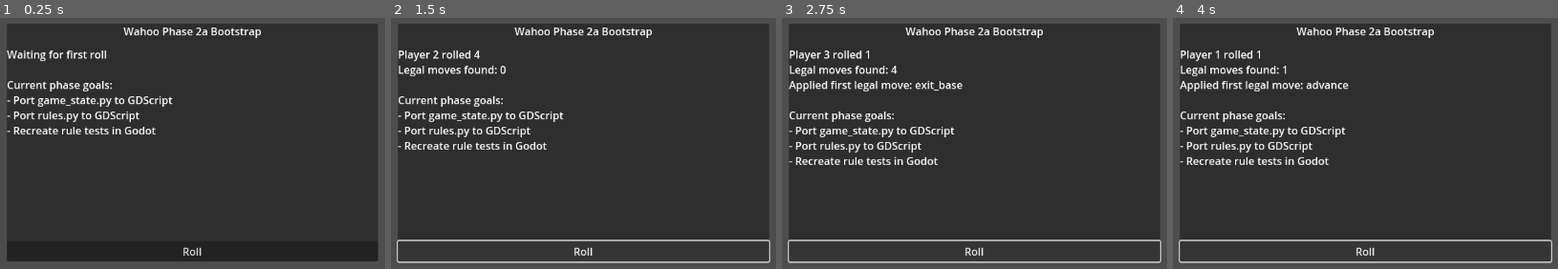
Above: before the commit, frames 1-4 (left to right).
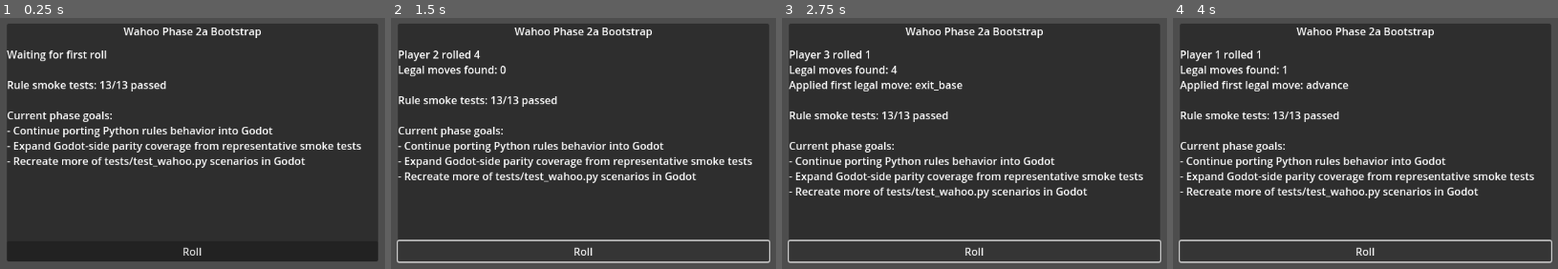
Above: after the commit, the same moments.

Repository: ItsTheMcCoy/wahoo-app
Game: Godot game, scene res://scenes/Main.tscn
Two runs of this game, one before a commit and one after it. Both use one fixed random seed, a clock stepped at 60 frames per second and the inputs below.
Inputs:
- Up to frame 1 (0.25 s): no input
- Up to frame 2 (1.5 s): click "Roll" at 0.5 s; click "Roll" at 1.25 s
- Up to frame 3 (2.75 s): click "Roll" at 2 s
- Up to frame 4 (4 s): tap Enter at 2.75 s; tap Space at 3.5 s

The runs differ from the first frame. In frame 1, 6.1% of the frame differs, in the area x 1-94%, y 25-60%; in frame 2, 6.1%; in frame 3, 6.1%, in the area x 1-94%, y 37-72%; in frame 4, 6.1%.

Commit message:
Add Godot rule smoke tests and startup parity summary

Diff:
--- a/godot/scripts/main.gd
+++ b/godot/scripts/main.gd
@@ -2,17 +2,20 @@
 
 const WahooState = preload("res://scripts/wahoo_state.gd")
 const WahooRules = preload("res://scripts/wahoo_rules.gd")
+const WahooRulesSmoke = preload("res://scripts/wahoo_rules_smoke.gd")
 
 @onready var _status: RichTextLabel = $Panel/VBox/Status
 @onready var _roll_button: Button = $Panel/VBox/RollButton
 
 var _rng := RandomNumberGenerator.new()
 var _state: WahooState
+var _smoke_summary := ""
 
 func _ready() -> void:
     _rng.randomize()
     _state = WahooState.new_game()
     _roll_button.pressed.connect(_on_roll_pressed)
+    _smoke_summary = _build_smoke_summary()
     _render_status("Waiting for first roll")
 
 func _on_roll_pressed() -> void:
@@ -27,4 +30,25 @@
     _render_status(line)
 
 func _render_status(header: String) -> void:
-    _status.text = "%s\n\nCurrent phase goals:\n- Port game_state.py to GDScript\n- Port rules.py to GDScript\n- Recreate rule tests in Godot" % header
+    var lines := [
+        header,
+        "",
+        _smoke_summary,
+        "",
+        "Current phase goals:",
+        "- Continue porting Python rules behavior into Godot",
+        "- Expand Godot-side parity coverage from representative smoke tests",
+        "- Recreate more of tests/test_wahoo.py scenarios in Godot",
+    ]
+    _status.text = "\n".join(lines)
+
+func _build_smoke_summary() -> String:
+    var result := WahooRulesSmoke.run()
+    var failures: Array = result["failures"]
+    if failures.is_empty():
+        return "Rule smoke tests: %d/%d passed" % [int(result["passed"]), int(result["total"])]
+    return "Rule smoke tests: %d/%d passed\n%s" % [
+        int(result["passed"]),
+        int(result["total"]),
+        "\n".join(failures),
+    ]
--- /dev/null
+++ b/godot/scripts/wahoo_rules_smoke.gd
@@ -0,0 +1,221 @@
+class_name WahooRulesSmoke
+extends RefCounted
+
+static func run() -> Dictionary:
+    var failures: Array[String] = []
+    var passed := 0
+    var total := 0
+
+    for test in [
+        _test_base_exit,
+        _test_base_exit_capture,
+        _test_cannot_exit_onto_own_marble,
+        _test_center_entry_optional,
+        _test_cannot_enter_center_by_jumping_own_marble,
+        _test_center_exit,
+        _test_capture_opponent_on_track,
+        _test_cannot_pass_own_marble,
+        _test_wrap_around_track,
+        _test_home_overshoot_illegal,
+        _test_home_blocked_by_own_marble,
+        _test_format_location_uses_human_friendly_home_numbers,
+        _test_exact_landing_on_home_entry_stays_on_track,
+    ]:
+        total += 1
+        var result: Dictionary = test.call()
+        if bool(result["passed"]):
+            passed += 1
+        else:
+            failures.append(String(result["name"]) + ": " + String(result["message"]))
+
+    return {
+        "passed": passed,
+        "total": total,
+        "failures": failures,
+    }
+
+static func _ok(name: String) -> Dictionary:
+    return {"name": name, "passed": true, "message": ""}
+
+static func _fail(name: String, message: String) -> Dictionary:
+    return {"name": name, "passed": false, "message": message}
+
+static func _find_move(moves: Array, kind: String, dest: Variant = null) -> Variant:
+    for move in moves:
+        if String(move["kind"]) != kind:
+            continue
+        if dest == null or move["dest"] == dest:
+            return move
+    return null
+
+static func _test_base_exit() -> Dictionary:
+    var name := "base exit on 1 and 6"
+    var state := WahooState.new_game()
+    for roll in [1, 6]:
+        var moves := WahooRules.legal_moves(state, 0, roll)
+        var move = _find_move(moves, "exit_base", WahooState.loc_track(0))
+        if move == null:
+            return _fail(name, "missing exit_base for roll %d" % roll)
+    for roll in [2, 3, 4, 5]:
+        var moves := WahooRules.legal_moves(state, 0, roll)
+        if _find_move(moves, "exit_base") != null:
+            return _fail(name, "unexpected exit_base for roll %d" % roll)
+    return _ok(name)
+
+static func _test_base_exit_capture() -> Dictionary:
+    var name := "base exit captures opponent"
+    var state := WahooState.new_game()
+    state.marbles[1][0] = WahooState.loc_track(0)
+    var moves := WahooRules.legal_moves(state, 0, 1)
+    var move = _find_move(moves, "exit_base")
+    if move == null:
+        return _fail(name, "missing exit_base capture move")
+    if move["captures"] != [1, 0]:
+        return _fail(name, "expected capture [1, 0], got %s" % str(move["captures"]))
+    WahooRules.apply_move(state, move)
+    if state.marbles[1][0] != WahooState.loc_base():
+        return _fail(name, "captured marble did not return to base")
+    if state.marbles[0][0] != WahooState.loc_track(0):
+        return _fail(name, "moving marble did not land on exit square")
+    return _ok(name)
+
+static func _test_cannot_exit_onto_own_marble() -> Dictionary:
+    var name := "cannot exit base onto own marble"
+    var state := WahooState.new_game()
+    state.marbles[0][0] = WahooState.loc_track(0)
+    var moves := WahooRules.legal_moves(state, 0, 6)
+    for move in moves:
+        if String(move["kind"]) == "exit_base":
+            return _fail(name, "exit_base should be blocked by own marble on base-exit")
+    return _ok(name)
+
+static func _test_center_entry_optional() -> Dictionary:
+    var name := "center entry remains optional"
+    var state := WahooState.new_game()
+    state.marbles[0][0] = WahooState.loc_track(WahooState.base_exit(0) + 2)
+    var moves := WahooRules.legal_moves(state, 0, 4)
+    if _find_move(moves, "enter_center") == null:
+        return _fail(name, "missing enter_center option")
+    if _find_move(moves, "advance") == null:
+        return _fail(name, "missing advance option alongside center")
+    return _ok(name)
+
+static func _test_cannot_enter_center_by_jumping_own_marble() -> Dictionary:
+    var name := "own marble blocks center entry"
+    var state := WahooState.new_game()
+    state.marbles[0][0] = WahooState.loc_track(WahooState.base_exit(0) + 2)
+    state.marbles[0][1] = WahooState.loc_track(WahooState.base_exit(0) + 3)
+    var moves := WahooRules.legal_moves(state, 0, 4)
+    if _find_move(moves, "enter_center") != null:
+        return _fail(name, "center entry should be blocked")
+    for move in moves:
+        if int(move["marble"]) == 0:
+            return _fail(name, "blocked marble should have no legal moves")
+    return _ok(name)
+
+static func _test_center_exit() -> Dictionary:
+    var name := "center exit lands on previous segment offset 5"
+    for player in range(WahooState.NUM_PLAYERS):
+        var state := WahooState.new_game()
+        state.marbles[player][0] = WahooState.loc_center()
+        state.center_occupant = [player, 0]
+        var moves := WahooRules.legal_moves(state, player, 1)
+        var expected_dest := WahooState.loc_track(WahooState.center_exit_dest(player))
+        var move = _find_move(moves, "exit_center", expected_dest)
+        if move == null:
+            return _fail(name, "player %d missing exit_center to %s" % [player, str(expected_dest)])
+    return _ok(name)
+
+static func _test_capture_opponent_on_track() -> Dictionary:
+    var name := "landing on opponent captures"
+    var state := WahooState.new_game()
+    state.marbles[0][0] = WahooState.loc_track(5)
+    state.marbles[1][0] = WahooState.loc_track(8)
+    var moves := WahooRules.legal_moves(state, 0, 3)
+    var move = _find_move(moves, "advance", WahooState.loc_track(8))
+    if move == null:
+        return _fail(name, "missing advance capture to track 8")
+    if move["captures"] != [1, 0]:
+        return _fail(name, "expected capture [1, 0], got %s" % str(move["captures"]))
+    WahooRules.apply_move(state, move)
+    if state.marbles[1][0] != WahooState.loc_base():
+        return _fail(name, "captured marble did not return to base")
+    if state.marbles[0][0] != WahooState.loc_track(8):
+        return _fail(name, "moving marble did not land on capture square")
+    return _ok(name)
+
+static func _test_cannot_pass_own_marble() -> Dictionary:
+    var name := "cannot pass own marble on track"
+    var state := WahooState.new_game()
+    state.marbles[0][0] = WahooState.loc_track(5)
+    state.marbles[0][1] = WahooState.loc_track(7)
+    var moves := WahooRules.legal_moves(state, 0, 3)
+    for move in moves:
+        if int(move["marble"]) == 0 and String(move["kind"]) == "advance":
+            return _fail(name, "advance should be blocked when own marble is in the path")
+    return _ok(name)
+
+static func _test_wrap_around_track() -> Dictionary:
+    var name := "track wraps around 55 to 0"
+    var state := WahooState.new_game()
+    state.marbles[1][0] = WahooState.loc_track(54)
+    var moves := WahooRules.legal_moves(state, 1, 3)
+    if _find_move(moves, "advance", WahooState.loc_track(1)) == null:
+        return _fail(name, "expected wraparound advance to track 1")
+    return _ok(name)
+
+static func _test_home_overshoot_illegal() -> Dictionary:
+    var name := "home overshoot is illegal"
+    var state := WahooState.new_game()
+    state.marbles[0][0] = WahooState.loc_home(2)
+    var moves := WahooRules.legal_moves(state, 0, 2)
+    if _find_move(moves, "advance_home") != null:
+        return _fail(name, "overshoot from home slot 2 by roll 2 should be illegal")
+    moves = WahooRules.legal_moves(state, 0, 1)
+    if _find_move(moves, "advance_home", WahooState.loc_home(3)) == null:
+        return _fail(name, "roll 1 from home slot 2 should reach home slot 3")
+    return _ok(name)
+
+static func _test_home_blocked_by_own_marble() -> Dictionary:
+    var name := "cannot land on occupied home slot"
+    var state := WahooState.new_game()
+    state.marbles[0][0] = WahooState.loc_home(2)
+    state.marbles[0][1] = WahooState.loc_home(3)
+    var moves := WahooRules.legal_moves(state, 0, 1)
+    for move in moves:
+        if int(move["marble"]) == 0:
+            return _fail(name, "marble 0 should be blocked by own marble in home slot 3")
+    return _ok(name)
+
+static func _test_format_location_uses_human_friendly_home_numbers() -> Dictionary:
+    var name := "format_location uses one-based home labels"
+    if WahooState.format_location(WahooState.loc_home(0)) != "home:1":
+        return _fail(name, "home slot 0 should format as home:1")
+    if WahooState.format_location(WahooState.loc_home(3)) != "home:4":
+        return _fail(name, "home slot 3 should format as home:4")
+    return _ok(name)
+
+static func _test_exact_landing_on_home_entry_stays_on_track() -> Dictionary:
+    var name := "exact landing on home entry stays on track"
+    var state := WahooState.new_game()
+    state.marbles[3][0] = WahooState.loc_track(38)
+    state.current_player = 3
+
+    var moves := WahooRules.legal_moves(state, 3, 2)
+    var advance = _find_move(moves, "advance", WahooState.loc_track(WahooState.home_entry(3)))
+    if advance == null:
+        return _fail(name, "expected advance to home-entry square")
+
+    state.marbles[3][0] = WahooState.loc_track(WahooState.home_entry(3))
+    moves = WahooRules.legal_moves(state, 3, 2)
+    if _find_move(moves, "advance", WahooState.loc_track(WahooState.base_exit(3))) != null:
+        return _fail(name, "should not continue on loop from home-entry square")
+    if _find_move(moves, "advance_home", WahooState.loc_home(1)) == null:
+        return _fail(name, "expected advance_home to slot 1 from home-entry square")
+
+    for roll in [5, 6]:
+        moves = WahooRules.legal_moves(state, 3, roll)
+        for move in moves:
+            if int(move["marble"]) == 0:
+                return _fail(name, "roll %d should leave marble 0 without a legal move" % roll)
+    return _ok(name)
--- a/godot/scripts/wahoo_state.gd
+++ b/godot/scripts/wahoo_state.gd
@@ -37,7 +37,7 @@
         copy.marbles.append(cloned_player)
     copy.current_player = current_player
     copy.pending_roll = pending_roll
-    copy.center_occupant = center_occupant
+    copy.center_occupant = center_occupant.duplicate(true) if center_occupant != null else null
     copy.next_base_exit_marble = next_base_exit_marble.duplicate(true)
     return copy
 
Not shown, changed: godot/README.md
